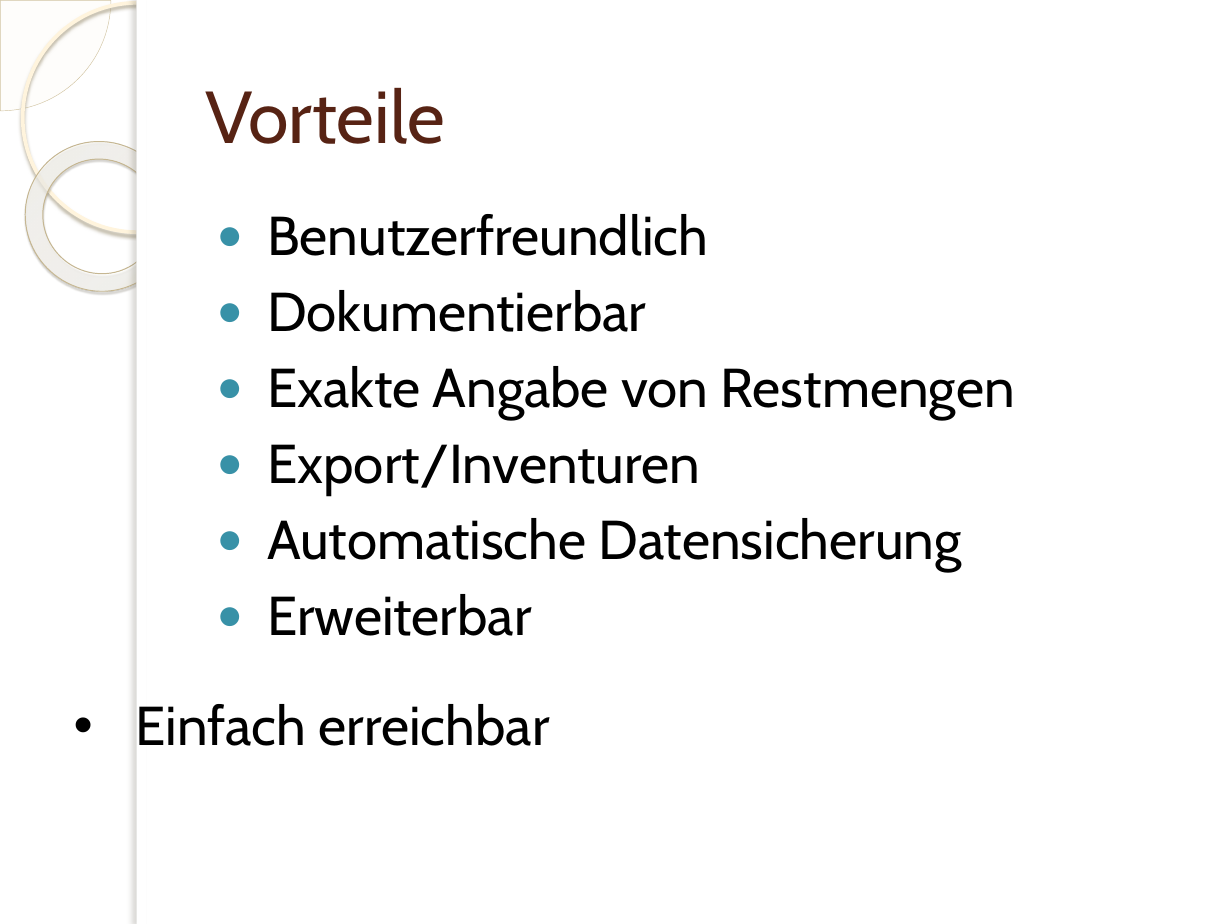
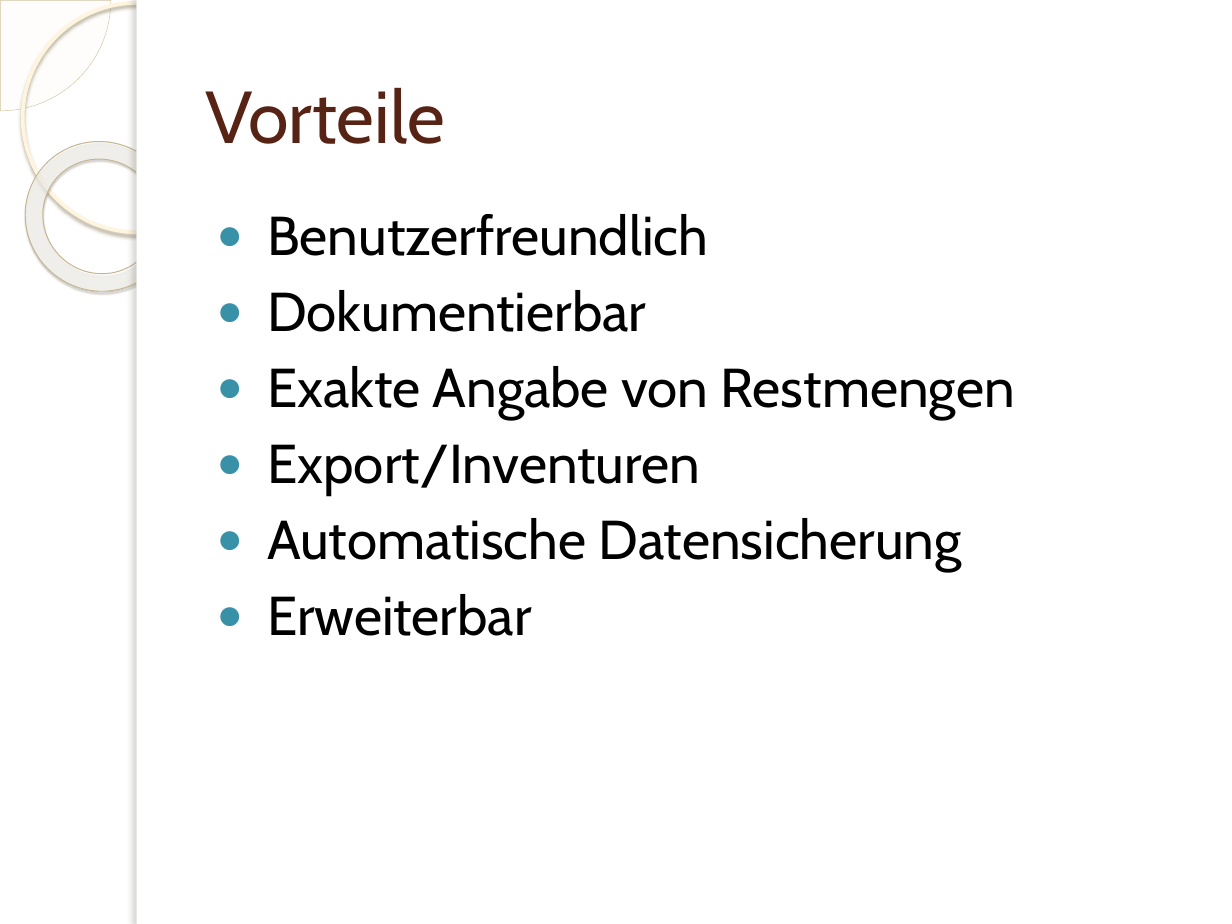
Before and after one commit to Bondzio/Stuff, a slide deck: slide 4 of Studium MW/Projektmanagement/Idee.pptx. Drawn at 1232x924 pixels with LibreOffice and Linux fonts; fonts in the diff are those of the drawing; background and template pictures are left out. Boxes give left, top, right and bottom in pixels: in the first picture for what was removed or moved away, otherwise in the second. Text is boxed around its words. In the diff, an @@ line names an element or a change of style, - is before the commit and + after.

```diff
--- a/Studium MW/Projektmanagement/Idee.pptx
+++ b/Studium MW/Projektmanagement/Idee.pptx
@@ text removed at [135, 704, 550, 746] @@
-• Einfach erreichbar
```
Also in this commit, not shown: 4 other slides changed.
